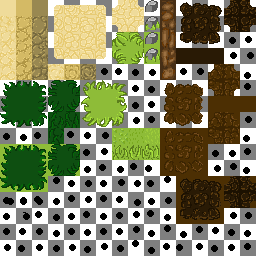
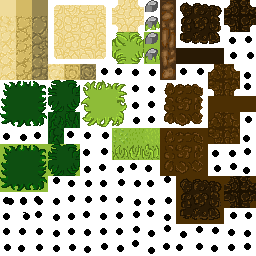
The second 256×256 image is a revision of the first. Changes to its layers:
hid "Layer 1 copy 3" over [0,0,256,256]
